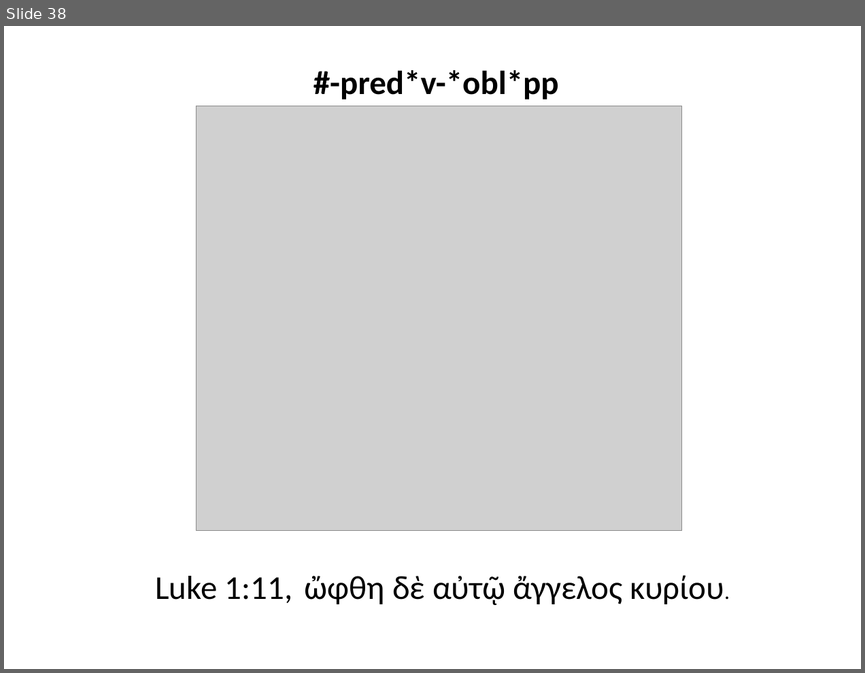
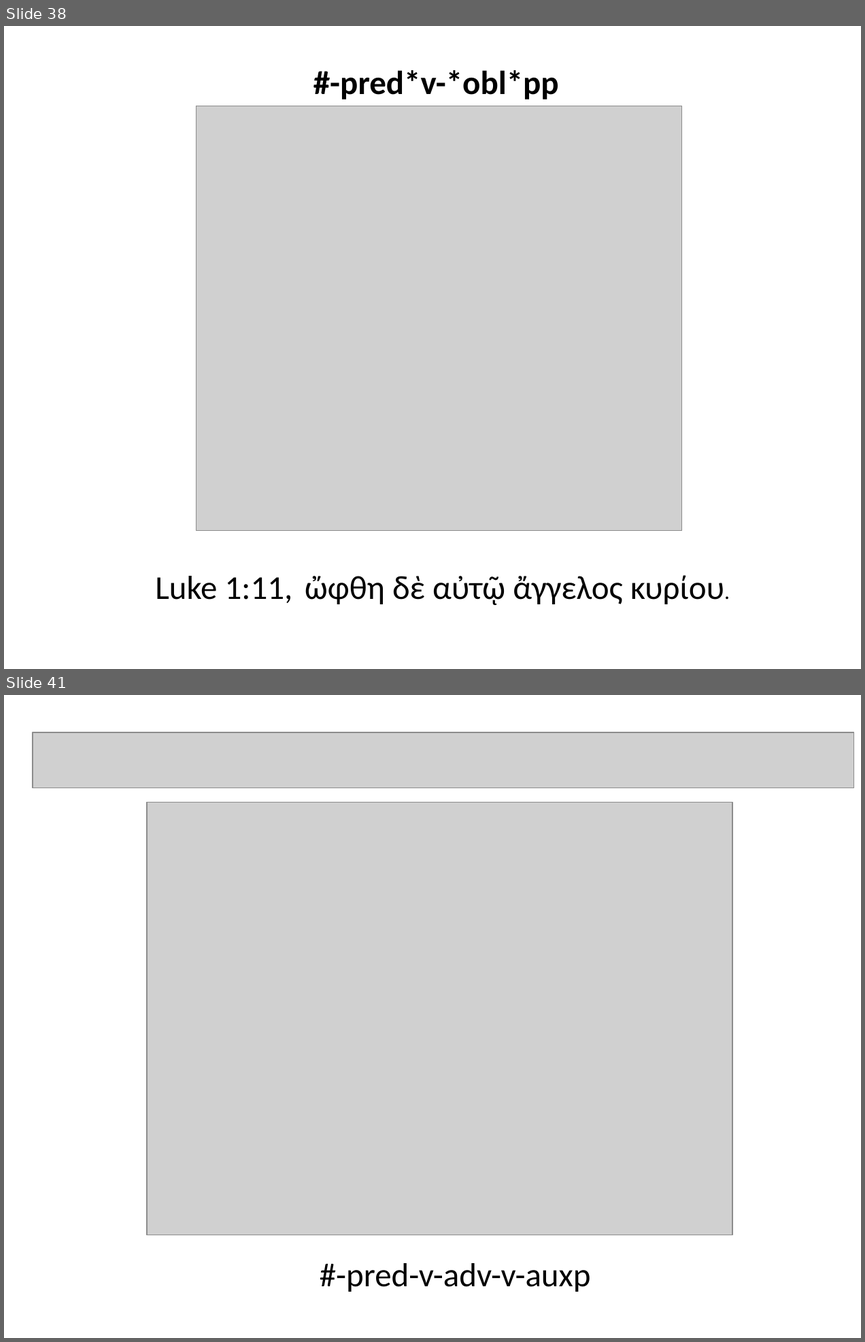
Before and after one commit to rgorman/author_attribution, a slide deck: SBL_talk/sbl_presentation.pptx. Shown one above the other, each under a label of ours: slide 38 before the commit, slides 38 and 41 after it; the slides between them are not shown. The pictures are 865x673 and 865x1342 pixels, drawn with LibreOffice and Linux fonts; fonts in the diff are those of the drawing; grey boxes stand for pictures. Boxes give left, top, right and bottom in pixels: in the first picture for what was removed or moved away, otherwise in the second. Text is boxed around its words. In the diff, an @@ line names an element or a change of style, - is before the commit and + after.

```diff
--- a/SBL_talk/sbl_presentation.pptx
+++ b/SBL_talk/sbl_presentation.pptx
@@ slide 41 added at box(4, 695, 861, 1338), background #FFFFFF @@
@@ picture added at box(33, 732, 853, 788) @@
@@ picture added at box(147, 802, 732, 1235) @@
@@ text added at box(320, 1263, 591, 1291), 28 pt, text #000000 @@
+#-pred-v-adv-v-auxp
```
Also in this commit, not shown: 4 other slides added, 1 other file.
